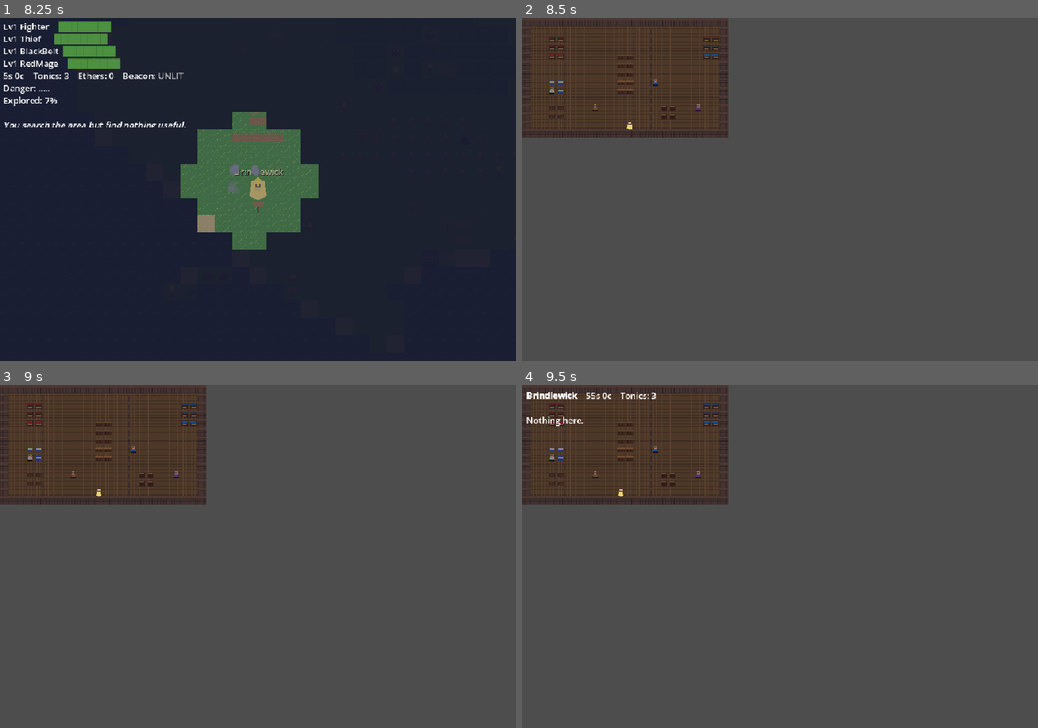
Above: before the commit, frames 1-4 (two rows, left to right).
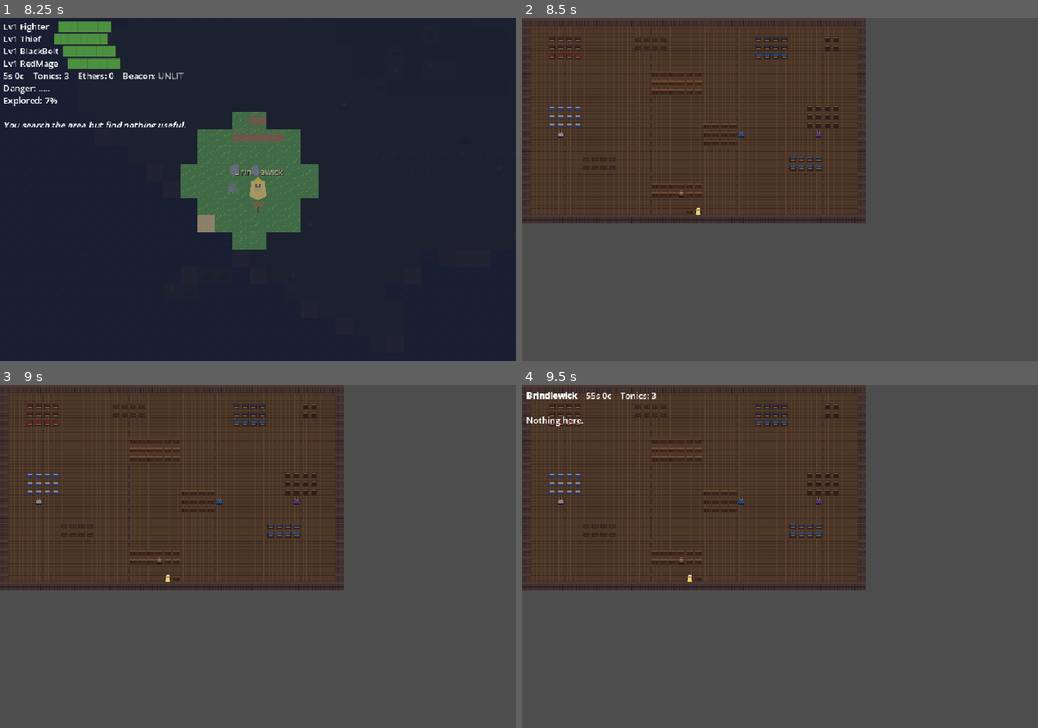
Above: after the commit, the same moments.

Repository: wink-/lanternhouse
Game: Godot game, scene res://scenes/title/title.tscn
The game is run twice, just before and just after one commit, with the same random seed, the same clock (stepped at 60 frames per second) and the same inputs.
Inputs:
- Up to frame 1 (8.25 s): tap Enter at 0.5, 2, 2.1, 3.5 s; hold D (move_right) 0.53-1.28 s; tap E (interact) at 0.6 s; tap Space at 0.77, 1.25, 1.52, 2.75, 3.02, 3.77, 4.25, 4.52, 6.02, 6.77, 7.52 s; hold S (move_down) 1.28-2.03 s; tap 1 at 1.35 s; hold D (move_right) 2.03-2.78 s; hold W (move_up) 2.78-3.53 s; tap 2 at 2.85 s; hold A (move_left) 3.53-5.03 s; tap 3 at 3.6 s; tap Escape at 4.15 s; tap 4 at 4.35 s; hold S (move_down) 5.03-5.78 s; tap 5 at 5.1 s; hold D (move_right) 5.78-6.53 s; tap Tab at 5.85 s; hold W (move_up) 6.53-7.28 s; tap M at 6.6 s; hold D (move_right) 7.28-8.03 s; tap I at 7.35 s; hold S (move_down) from 8.03 s (still down); tap C at 8.1 s
- Up to frame 2 (8.5 s): keep holding S (move_down)
- Up to frame 3 (9 s): release S (move_down) at 8.78 s; hold A (move_left) from 8.78 s (still down); tap J at 8.85 s
- Up to frame 4 (9.5 s): keep holding A (move_left); tap Space at 9.02 s

Frame 1 is identical in both runs. In frame 2, 27% of the frame differs, in the area x 0-67%, y 0-60%; in frame 3, 27%; in frame 4, 27%.

Commit message:
Expand Brindlewick town layout

Diff:
--- a/scripts/data/npcs.gd
+++ b/scripts/data/npcs.gd
@@ -396,52 +396,52 @@
 static func npc_schedules() -> Dictionary:
 	return {
 		"weapon_merchant": {
-			"day": Vector2i(3, 3),
-			"dawn": Vector2i(3, 3),
-			"dusk": Vector2i(8, 10),
-			"night": Vector2i(8, 10),
+			"day": Vector2i(4, 4),
+			"dawn": Vector2i(4, 4),
+			"dusk": Vector2i(18, 20),
+			"night": Vector2i(18, 20),
 		},
 		"armor_merchant": {
-			"day": Vector2i(21, 3),
-			"dawn": Vector2i(21, 3),
-			"dusk": Vector2i(15, 7),
-			"night": Vector2i(15, 7),
+			"day": Vector2i(29, 4),
+			"dawn": Vector2i(29, 4),
+			"dusk": Vector2i(25, 13),
+			"night": Vector2i(25, 13),
 		},
 		"innkeeper": {
-			"day": Vector2i(3, 8),
-			"dawn": Vector2i(3, 8),
-			"dusk": Vector2i(3, 8),
-			"night": Vector2i(3, 8),
+			"day": Vector2i(4, 13),
+			"dawn": Vector2i(4, 13),
+			"dusk": Vector2i(4, 13),
+			"night": Vector2i(4, 13),
 		},
 		"elder": {
-			"day": Vector2i(20, 10),
-			"dawn": Vector2i(20, 10),
-			"dusk": Vector2i(20, 10),
-			"night": Vector2i(20, 10),
+			"day": Vector2i(34, 13),
+			"dawn": Vector2i(34, 13),
+			"dusk": Vector2i(34, 13),
+			"night": Vector2i(34, 13),
 		},
 		"tavern_keeper": {
-			"day": Vector2i(8, 10),
-			"dawn": Vector2i(8, 10),
-			"dusk": Vector2i(8, 10),
-			"night": Vector2i(8, 10),
+			"day": Vector2i(18, 20),
+			"dawn": Vector2i(18, 20),
+			"dusk": Vector2i(18, 20),
+			"night": Vector2i(18, 20),
 		},
 		"healer": {
-			"day": Vector2i(15, 7),
-			"dawn": Vector2i(3, 8),
-			"dusk": Vector2i(15, 7),
-			"night": Vector2i(3, 8),
+			"day": Vector2i(25, 13),
+			"dawn": Vector2i(4, 13),
+			"dusk": Vector2i(25, 13),
+			"night": Vector2i(4, 13),
 		},
 		"tinkerer": {
-			"day": Vector2i(10, 3),
-			"dawn": Vector2i(10, 3),
-			"dusk": Vector2i(8, 10),
-			"night": Vector2i(8, 10),
+			"day": Vector2i(14, 4),
+			"dawn": Vector2i(14, 4),
+			"dusk": Vector2i(18, 20),
+			"night": Vector2i(18, 20),
 		},
 		"realtor": {
-			"day": Vector2i(16, 3),
-			"dawn": Vector2i(16, 3),
-			"dusk": Vector2i(8, 10),
-			"night": Vector2i(8, 10),
+			"day": Vector2i(36, 3),
+			"dawn": Vector2i(36, 3),
+			"dusk": Vector2i(18, 20),
+			"night": Vector2i(18, 20),
 		},
 	}
 
--- a/scripts/town.gd
+++ b/scripts/town.gd
@@ -33,6 +33,7 @@
 	"I": Rect2i(Vector2i(80, 0), Vector2i(TILE_SIZE, TILE_SIZE)),
 	"S": Rect2i(Vector2i(96, 0), Vector2i(TILE_SIZE, TILE_SIZE)),
 	"E": Rect2i(Vector2i(112, 0), Vector2i(TILE_SIZE, TILE_SIZE)),
+	"R": Rect2i(Vector2i(112, 0), Vector2i(TILE_SIZE, TILE_SIZE)),
 }
 const NPC_RECTS := {
 	"weapon_merchant": Rect2i(Vector2i(0, 32), Vector2i(TILE_SIZE, TILE_SIZE)),
@@ -47,33 +48,43 @@
 const PLAYER_RECT := Rect2i(Vector2i(0, 48), Vector2i(TILE_SIZE, TILE_SIZE))
 
 const MAP := [
-	"########################",
-	"#......................#",
-	"#..WW................AA#",
-	"#..WW................AA#",
-	"#..WW......@@........AA#",
-	"#..........@@..........#",
-	"#..........@@..........#",
-	"#..II......@@..........#",
-	"#..II......@@..........#",
-	"#......................#",
-	"#..SS...........EE.....#",
-	"#..SS...........EE.....#",
-	"#......................#",
-	"########################",
+	"########################################",
+	"#......................................#",
+	"#..WWWW......SSSS..........AAAA....RR..#",
+	"#..WWWW......SSSS..........AAAA....RR..#",
+	"#..WWWW....................AAAA........#",
+	"#......................................#",
+	"#..............@@@@@@..................#",
+	"#..............@@@@@@..................#",
+	"#..............@@@@@@..................#",
+	"#......................................#",
+	"#..IIII..........................EEEE..#",
+	"#..IIII..........................EEEE..#",
+	"#..IIII..............@@@@........EEEE..#",
+	"#....................@@@@..............#",
+	"#....................@@@@..............#",
+	"#......................................#",
+	"#......SSSS....................AAAA....#",
+	"#......SSSS....................AAAA....#",
+	"#......................................#",
+	"#..............@@@@@@..................#",
+	"#..............@@@@@@..................#",
+	"#......................................#",
+	"#..................@@..................#",
+	"########################################",
 ]
 
 const COLORS := {
 	"#": Color("8b7355"), ".": Color("c49b56"), "@": Color("a08050"),
 	"W": Color("27ae60"), "A": Color("27ae60"), "I": Color("3498db"),
-	"S": Color("9b59b6"), "E": Color("e67e22"),
+	"S": Color("9b59b6"), "E": Color("e67e22"), "R": Color("e67e22"),
 }
 const BLOCKED := {"#":true}
 const NPC_IDS := ["weapon_merchant", "armor_merchant", "innkeeper", "elder", "tavern_keeper", "healer", "tinkerer", "realtor"]
 var npc_positions: Dictionary = {}
-var _npc_markers: Dictionary = {}  # npc_id → ColorRect
-
-var pos: Vector2i = Vector2i(12, 12)
+var _npc_markers: Dictionary = {}  # npc_id -> Sprite2D
+
+var pos: Vector2i = Vector2i(20, 22)
 var facing: Vector2i = Vector2i.DOWN
 var walking: bool = false
 var walk_timer: float = 0.0
@@ -252,7 +263,7 @@
 				break
 		npc_positions[next] = npc_id
 		if _npc_markers.has(npc_id):
-			_npc_markers[npc_id].position = Vector2(next * TILE_SIZE) + Vector2(2, 2)
+			_npc_markers[npc_id].position = Vector2(next * TILE_SIZE) + Vector2(TILE_SIZE / 2, TILE_SIZE / 2)
 		break
 
 func _update_player() -> void:
